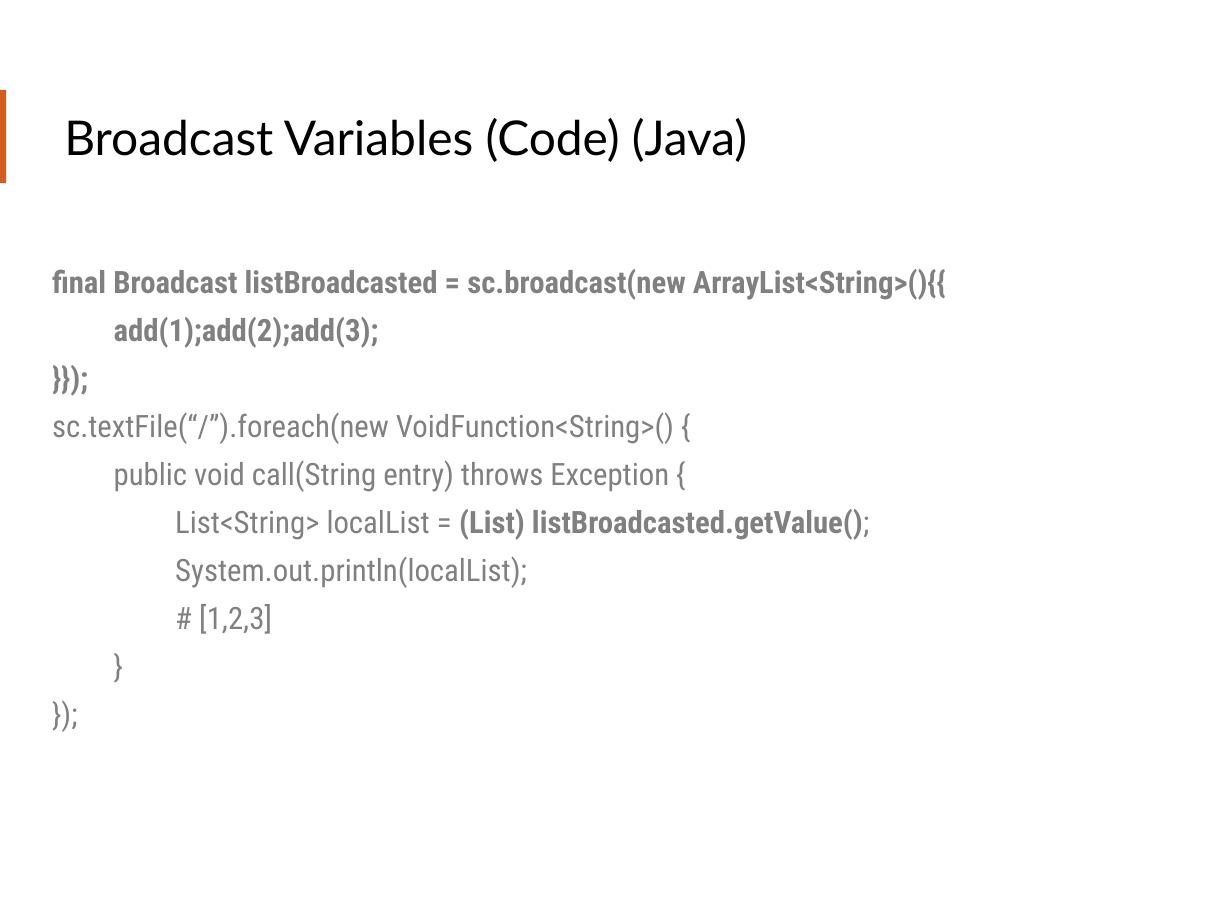
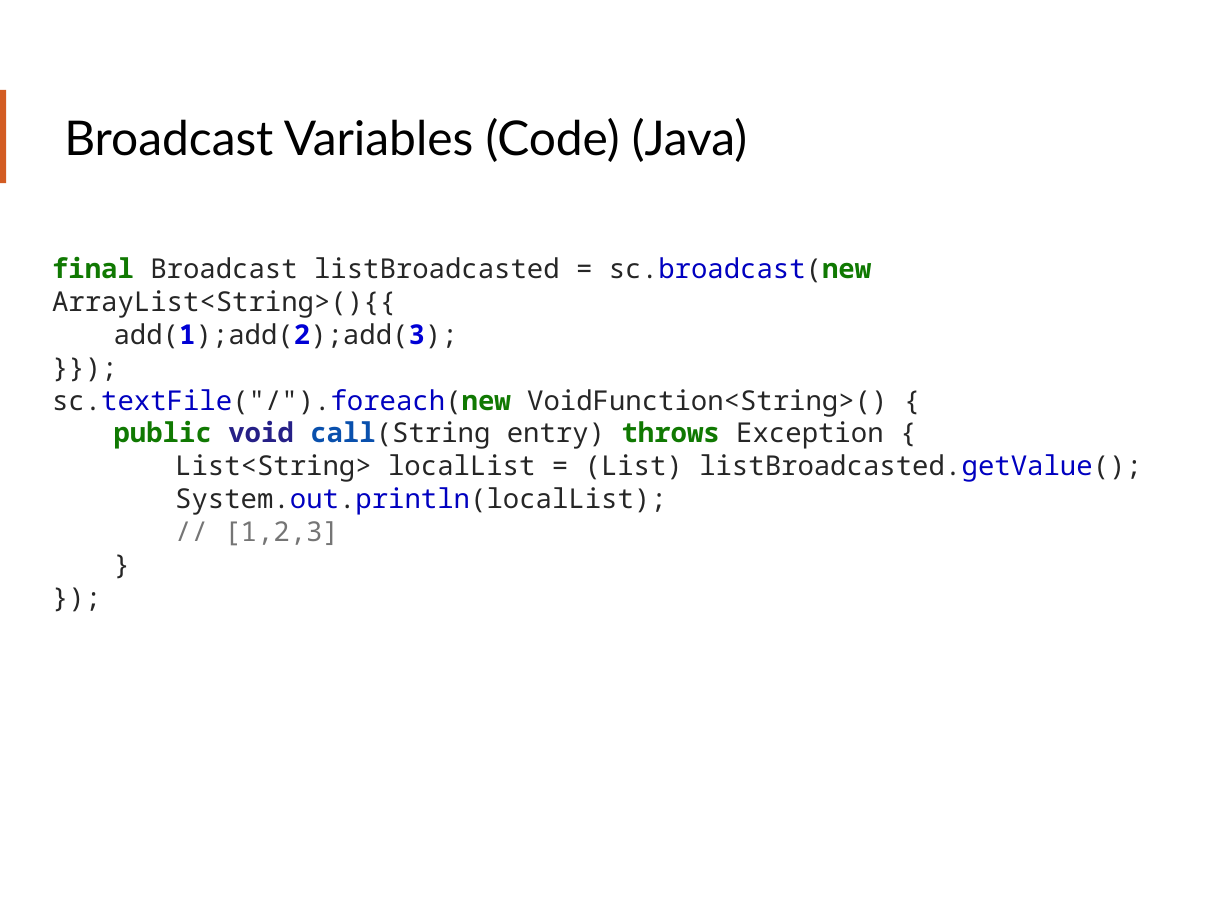
Before and after one commit to teamclairvoyant/intro-to-spark, a slide deck: slide 73 of Intro to Apache Spark Slides.pptx. Drawn at 1232x924 pixels with LibreOffice and Linux fonts; fonts in the diff are those of the drawing. Boxes give left, top, right and bottom in pixels: in the first picture for what was removed or moved away, otherwise in the second. Text is boxed around its words. In the diff, an @@ line names an element or a change of style, - is before the commit and + after.

Commit message:
Formatted the code snippets and reviewed the ppt.

```diff
--- a/Intro to Apache Spark Slides.pptx
+++ b/Intro to Apache Spark Slides.pptx
@@ text at [52, 256, 1142, 515]: size 18 to 16 pt, font Roboto Condensed to Noto Sans Mono in "final Broadcast listBroadcasted = sc.broadcast(new ArrayList ...", "add(1);add(2);add(3);", "}});", "public void call(String entry) throws Exception {" and 4 more places; text colour #808080 to #107902 in "final sc.broadcast(new", "public throws"; text colour #808080 to #262626 in "Broadcast listBroadcasted = sc.broadcast(new ArrayList<Strin ...", "add(1);add(2);add(3);", "}});", "call(String entry) Exception {" and 4 more places; text colour #808080 to #0000C0 in "sc.broadcast(new", "listBroadcasted.getValue();", "System.out.println(localList);"; bold off in "Broadcast listBroadcasted = sc.broadcast(new ArrayList<Strin ...", "add(1);add(2);add(3);", "}});", "(List) listBroadcasted.getValue();"; text colour #808080 to #0000D5 in "add(1);add(2);add(3);"; text colour #808080 to #262087 in "void"; text colour #808080 to #0950AD in "call(String"; bold on in "public void call(String throws"; line spacing 1.3 to 1 @@
@@ text at [52, 389, 887, 417]: text changed; size 18 to 16 pt; font Roboto Condensed to Noto Sans Mono; text colour #808080 to #262626 @@
-sc.textFile(“/”).foreach(new VoidFunction<String>() {
+sc.textFile("/").foreach(new VoidFunction<String>() {
@@ text at [224, 521, 339, 546]: text changed; size 18 to 16 pt; font Roboto Condensed to Noto Sans Mono; text colour #808080 to #757575 @@
-# [1,2,3]
+// [1,2,3]
```
Also in this commit, not shown: 20 other slides changed.
